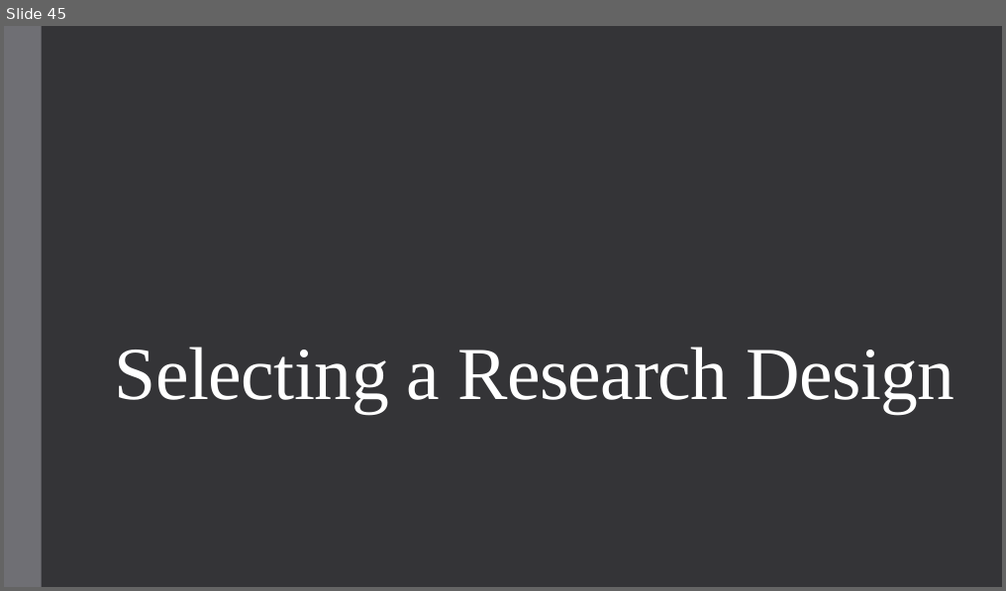
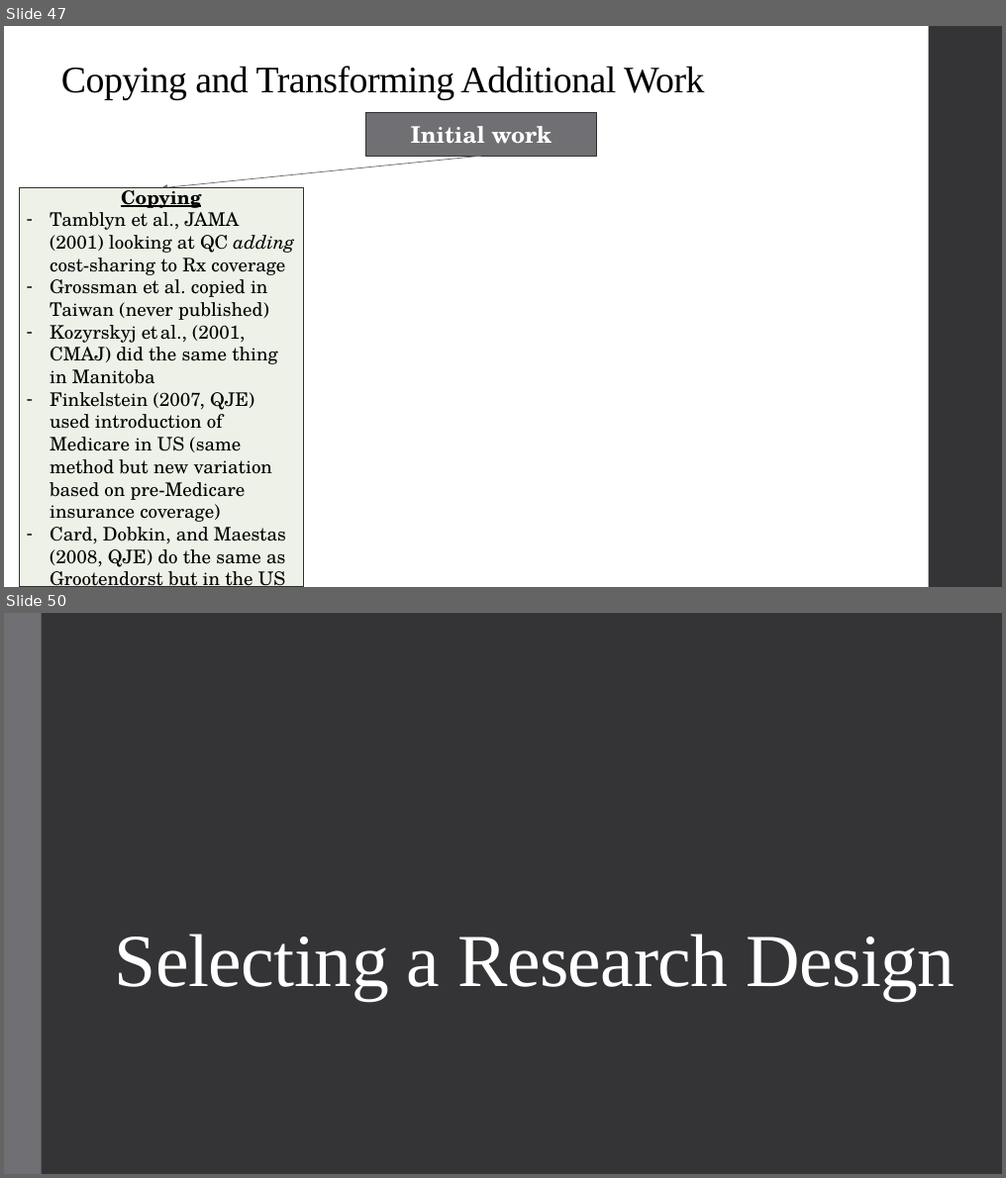
Before and after one commit to alex-hoagland/HAD5744, a slide deck: Lecture05_DataCleaning/Lecture5_DataCleaning-ResearchDesign.pptx. Shown one above the other, each under a label of ours: slide 45 before the commit, slides 47 and 50 after it; the slides between them are not shown. The pictures are 1006x591 and 1006x1178 pixels, drawn with LibreOffice and Linux fonts; fonts in the diff are those of the drawing. Boxes give left, top, right and bottom in pixels: in the first picture for what was removed or moved away, otherwise in the second. Text is boxed around its words. In the diff, an @@ line names an element or a change of style, - is before the commit and + after.

```diff
--- a/Lecture05_DataCleaning/Lecture5_DataCleaning-ResearchDesign.pptx
+++ b/Lecture05_DataCleaning/Lecture5_DataCleaning-ResearchDesign.pptx
@@ slide 47 added at <box>4,26,1002,587</box>, background #FFFFFF @@
@@ rectangle added at <box>929,26,1002,587</box>, fill #353537 @@
@@ title added at <box>61,66,704,100</box>, 36 pt, text #000000 @@
+Copying and Transforming Additional Work
@@ rectangle added at <box>365,112,596,156</box>, fill #6F6F74, outline #313133 1.1 pt, 22 pt, text #FFFFFF, bold @@
+Initial work
@@ arrow added from (481, 157) to (161, 188), #6F6F74 0.75 pt @@
@@ rectangle added at <box>19,188,303,587</box>, fill #EDF1E7, outline #313133 1.1 pt, 18 pt, text #000000 @@
+Copying
+– Tamblyn et al., JAMA (2001) looking at QC adding cost-sharing to Rx coverage
+– Grossman et al. copied in Taiwan (never published)
+– Kozyrskyj et al., (2001, CMAJ) did the same thing in Manitoba
+– Finkelstein (2007, QJE) used introduction of Medicare in US (same method but new variation based on pre-Medicare insurance coverage)
+– Card, Dobkin, and Maestas (2008, QJE) do the same as Grootendorst but in the US
@@ what was slide 45 is now slide 50 @@
```
Also in this commit, not shown: 2 slides changed, 18 other slides added, 11 slides removed, 7 other files.
